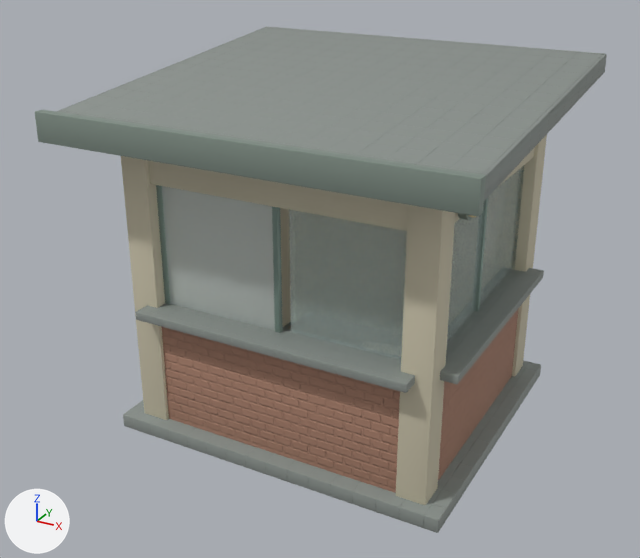
The FBX model Prototype/Assets/CTCC/Art/Meshes/CTCC_ENV_Gatehouse.fbx: old version first, new version second.
Before and after are seen from a 50 mm lens placed at (3.12, -6.08, 4.16), pointed at (-0.1, -0.23, 1.24). Lighting does not change. The marker at lower left points along +X, +Y and +Z. The picture after the commit comes second. Objects named as collision shapes, trigger or cutter boxes, shadow casters or lower levels of detail are left out. Vertices at exactly the same position are counted once.

Before the edit, the objects in view are built like this:
```python
me_cube = bpy.data.meshes.new('Cube')
me_cube.from_pydata(...)  # 1793 vertices, 1748 faces; spans x -1.65..1.65, y -1.6..1.46, z 0.0..2.95
me_cube.materials.append(mat_basetrim)
me_cube.materials.append(mat_exteriorfacade)  # pale yellow #d1cab1
me_cube.materials.append(mat_weatheredbrick)
me_cube.materials.append(mat_frostedglass)  # light grey #d7e1dd
me_cube.materials.append(mat_glass)  # pale green #c8ddd8
me_cube.materials.append(mat_frame)
me_cube.materials.append(mat_metalold)
me_cube.materials.append(mat_wood)
me_cube.materials.append(mat_paper)  # pale yellow #e5dec8
me_cube.materials.append(mat_warmglow)  # beige #fae5b5
ob_ctcc_env_gatehouse_lod0 = bpy.data.objects.new('CTCC_ENV_Gatehouse_LOD0', me_cube)
ob_ctcc_env_gatehouse_lod0.location = (0.0, 0.0, 0.0)
```
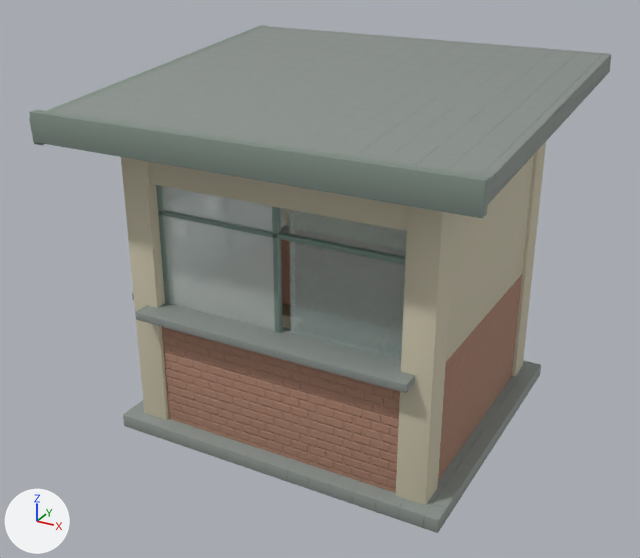
Boxes (x1, y1, x2, y2) around the edits, measured in the pictures (640 x 558 px; the box of a moved part takes in the faces that stretch with it):
'CTCC_ENV_Gatehouse_LOD0', reshaped
    before: (35, 26, 607, 533)
    after: (29, 25, 611, 533)
part 1 of me_cube, moved or reshaped (mostly hidden afterwards)
    before: (440, 268, 544, 384)
    after: (132, 225, 289, 300)
part 2 of me_cube, moved or reshaped (mostly hidden afterwards)
    before: (447, 166, 523, 343)
    after: (280, 208, 286, 228)
part 3 of me_cube, moved or reshaped (not visible afterwards)
    before: (476, 198, 488, 311)
part 4 of me_cube, moved or reshaped (not visible afterwards)
    before: (514, 165, 525, 270)
part 5 of me_cube, moved or reshaped
    before: (35, 110, 486, 216)
    after: (159, 210, 405, 264)
part 6 of me_cube, moved or reshaped
    before: (56, 26, 607, 201)
    after: (54, 26, 611, 204)
part 7 of me_cube, moved or reshaped (not visible before)
    after: (29, 110, 490, 218)
part 8 of me_cube, added
    after: (29, 25, 265, 145)
part 9 of me_cube, added (mostly hidden)
    after: (282, 303, 290, 316)
part 10 of me_cube, added (mostly hidden)
    after: (282, 315, 291, 329)
part 11 of me_cube, deleted
    before: (458, 213, 472, 220)
part 12 of me_cube, built on
    before: (148, 147, 535, 327)
    after: (148, 155, 534, 363)
part 13 of me_cube, surface changed
    before: (121, 135, 547, 389)
    after: (121, 142, 546, 389)

What changed in the scene script:
```text
Change me_cube:
    used by ob_ctcc_env_gatehouse_lod0; location = (0.0, 0.0, 0.0)
    remove me_cube.from_pydata(...)  # 1793 vertices, 1748 faces; spans x -1.65..1.65, y -1.6..1.46, z 0.0..2.95
    add me_cube.from_pydata(...)  # 2111 vertices, 2072 faces; spans x -1.7..1.68, y -1.62..1.49, z 0.0..2.95
    me_cube part 1: the loose piece of 56 vertices spanning x 1.07..1.41, y -1.04..1.04, z 1.09..1.15 is moved by (-2.48, 0.0, 0.0)
    me_cube part 2: the loose piece of 56 vertices spanning x 1.15..1.17, y -0.96..0.96, z 1.15..2.15 is scaled about its middle by (1, 0.489, 1), then moved by (-2.29, 0.48, 0.0), in mat_frostedglass (light grey #d7e1dd)
    me_cube part 3: the loose piece of 56 vertices spanning x 1.13..1.18, y -0.02..0.02, z 1.13..2.17 is moved by (-2.32, 0.0, 0.0)
    me_cube part 4: the loose piece of 56 vertices spanning x 1.13..1.18, y 0.93..0.97, z 1.13..2.17 is moved by (-2.32, 0.0, 0.0)
    me_cube part 5: the loose piece of 56 vertices spanning x -1.65..1.65, y -1.6..-1.52, z 2.51..2.73 is scaled about its middle by (0.625, 0.636, 0.153), then moved by (0.0, 0.51, -0.7), in mat_frame
    me_cube part 6: the loose piece of 56 vertices spanning x -1.62..1.62, y -1.58..1.46, z 2.53..2.95 is scaled about its middle by (1.02, 1.01, 1.01)
    me_cube part 7: the loose piece of 56 vertices spanning x 0.36..0.74, y -0.57..-0.27, z 0.81..0.83 is multiplied about its middle by the matrix ((9.768, 1.778, 0.0), (-0.055, 0.303, 0.0), (0.0, 0.0, 7.677)), then moved by (-0.55, -1.16, 1.8), in mat_metalold
    me_cube part 8: the loose piece of 56 vertices spanning x -1.62..1.62, y -1.58..1.46, z 2.53..2.95 is copied, and the copy is multiplied about its middle by the matrix ((0.023, 0.0, 0.0), (0.0, 1.023, -0.029), (0.0, -0.029, 1.353)), then moved by (-1.66, 0.0, -0.02), in mat_metalold; it spans x -1.7..-1.62, y -1.61..1.49, z 2.49..2.95
    me_cube part 9: the loose piece of 56 vertices spanning x -0.33..1.02, y -0.67..-0.03, z 0.75..0.8 is copied, and the copy is moved by (-0.6, 0.05, 0.0); it spans x -0.93..0.43, y -0.62..0.02, z 0.75..0.8
    me_cube part 10: the loose piece of 56 vertices spanning x 0.36..0.74, y -0.57..-0.27, z 0.81..0.83 is copied, and the copy is moved by (-0.97, 0.06, 0.0); it spans x -0.61..-0.23, y -0.51..-0.21, z 0.81..0.83
    me_cube part 11: the loose piece of 28 vertices spanning x 1.28..1.34, y -0.9..-0.74, z 2.19..2.37 is deleted
    me_cube part 12: 1 vertex moved within x 1.25, y -1.14, z 1.13; 84 vertices removed from x -1.25..1.25, y -1.14..1.14, z 0.12..2.64; 178 vertices added at x -1.25..1.25, y -1.14..1.14, z 0.07..2.64
    me_cube part 13: 243 kept faces spanning x -1.28..1.28, y -1.17..1.17, z 0.11..2.65 get new texture (UV) coordinates
    other edits to the shape of me_cube do not show in these pictures
```
